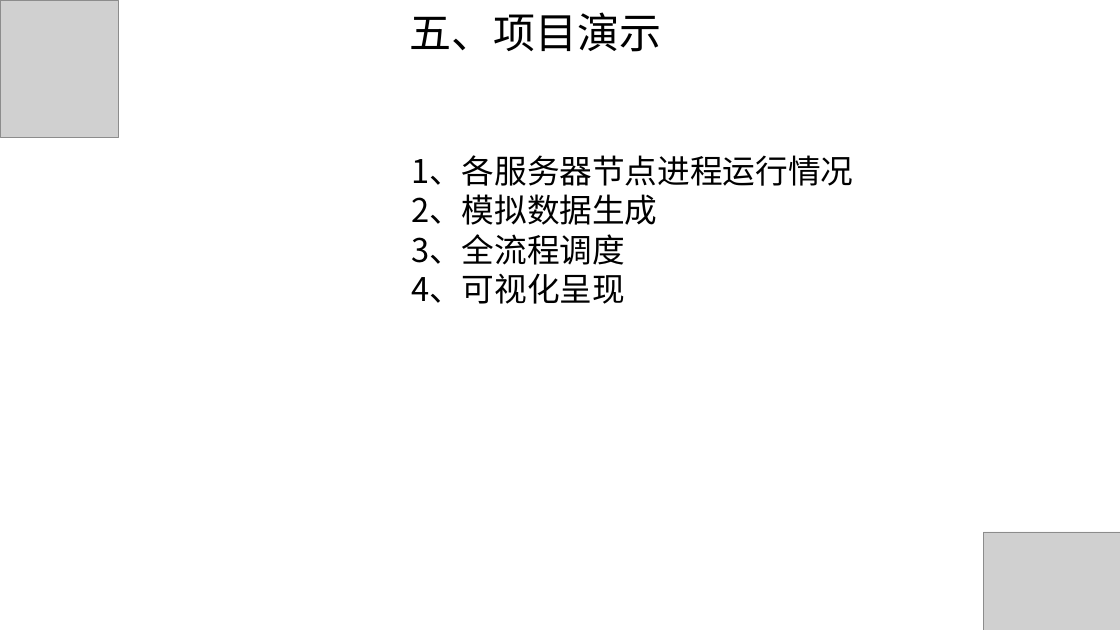
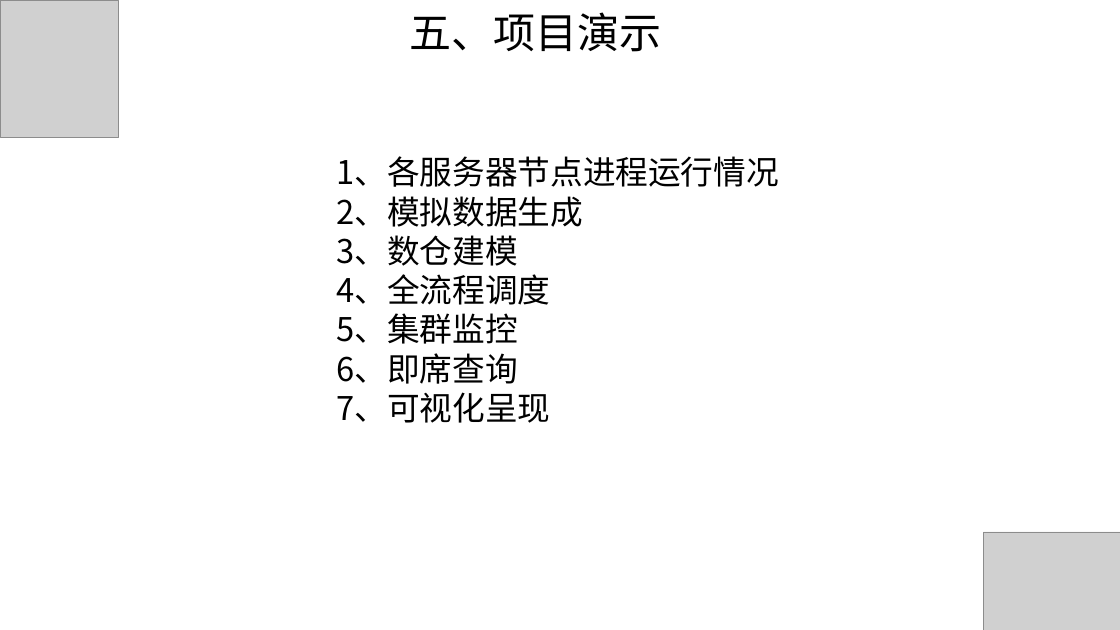
Before and after one commit to hunter95671/DataWarehouse, a slide deck: slide 7 of 电商离线数据仓库流程架构.pptx. Drawn at 1120x630 pixels with LibreOffice and Linux fonts; fonts in the diff are those of the drawing; grey boxes stand for pictures. Boxes give left, top, right and bottom in pixels: in the first picture for what was removed or moved away, otherwise in the second. Text is boxed around its words. In the diff, an @@ line names an element or a change of style, - is before the commit and + after.

Commit message:
ppt

```diff
--- a/电商离线数据仓库流程架构.pptx
+++ b/电商离线数据仓库流程架构.pptx
@@ text "1、各服务器节点进程运行情况": place and size @@
-text "1、各服务器节点进程运行情况" at [411,155,853,304]
+text "1、各服务器节点进程运行情况" at [337,156,779,423]
@@ text at [337,235,551,423]: text changed @@
-3、全流程调度
-4、可视化呈现
+3、数仓建模
+4、全流程调度
+5、集群监控
+6、即席查询
+7、可视化呈现
```
Also in this commit, not shown: 3 other slides changed, 9 slides added, 1 slide removed.
